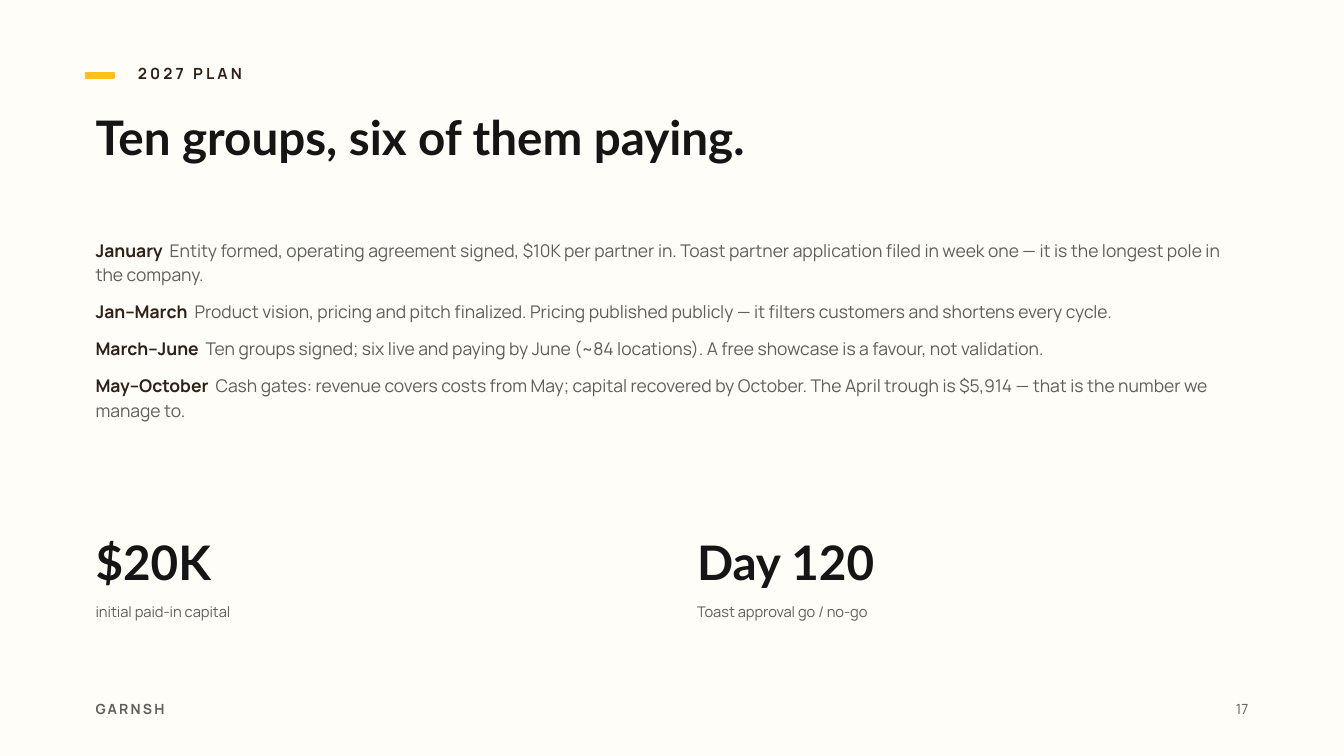
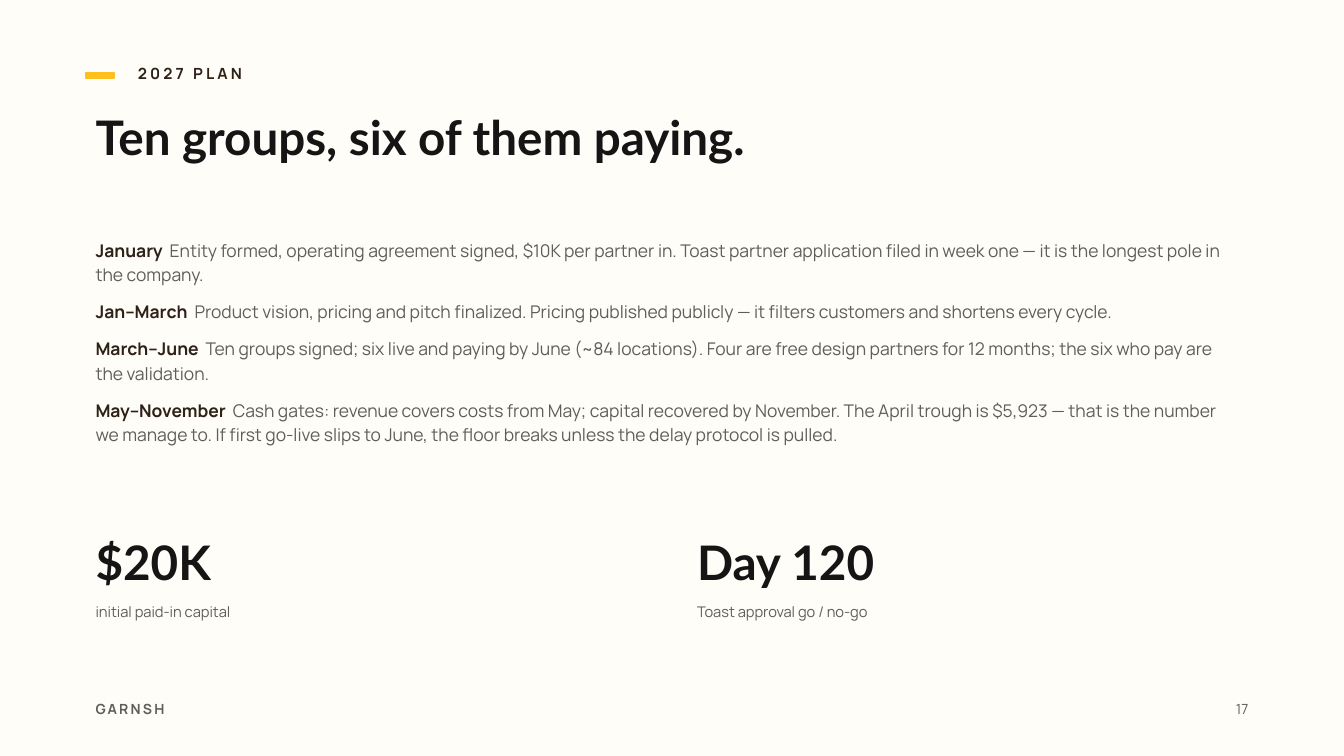
Before and after one commit to Kofiacheampong/trading, a slide deck: slide 17 of projects/garnsh-deck/garnsh-pitch-deck.pptx. Drawn at 1344x756 pixels with LibreOffice and Linux fonts; fonts in the diff are those of the drawing. Boxes give left, top, right and bottom in pixels: in the first picture for what was removed or moved away, otherwise in the second. Text is boxed around its words. In the diff, an @@ line names an element or a change of style, - is before the commit and + after.

```diff
--- a/projects/garnsh-deck/garnsh-pitch-deck.pptx
+++ b/projects/garnsh-deck/garnsh-pitch-deck.pptx
@@ text at (96,340,1216,446): text changed @@
-▪ March–June Ten groups signed; six live and paying by June (~84 locations). A free showcase is a favour, not validation.
-▪ May–October Cash gates: revenue covers costs from May; capital recovered by October. The April trough is $5,914 — that is the number we manage to.
+▪ March–June Ten groups signed; six live and paying by June (~84 locations). Four are free design partners for 12 months; the six who pay are the validation.
+▪ May–November Cash gates: revenue covers costs from May; capital recovered by November. The April trough is $5,923 — that is the number we manage to. If first go-live slips to June, the floor breaks unless the delay protocol is pulled.
```
Also in this commit, not shown: 4 other slides changed, 24 other files.
